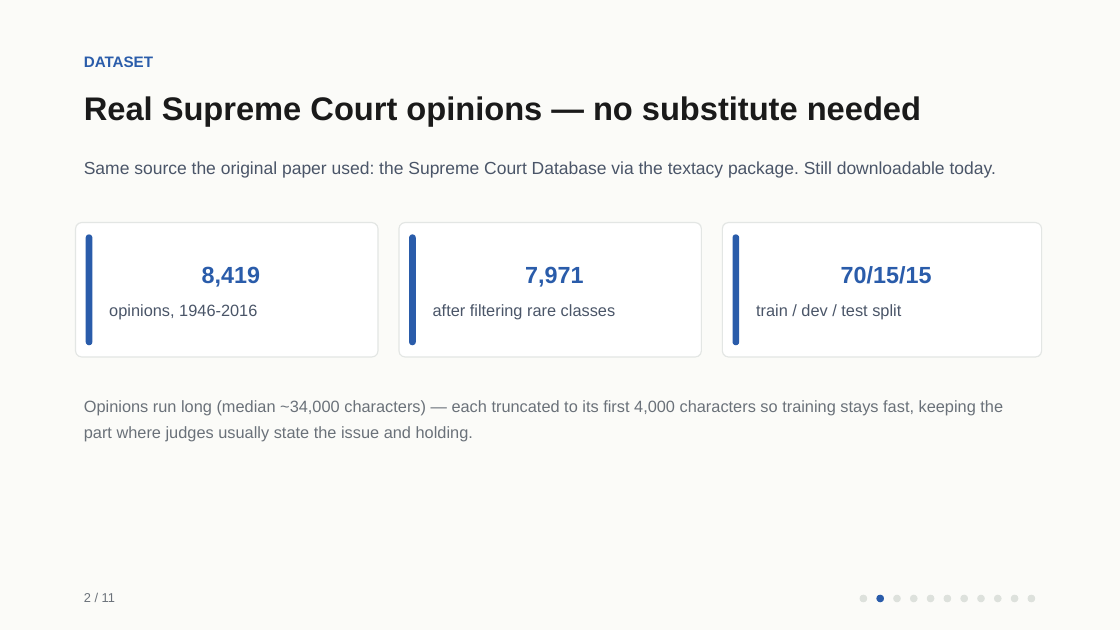
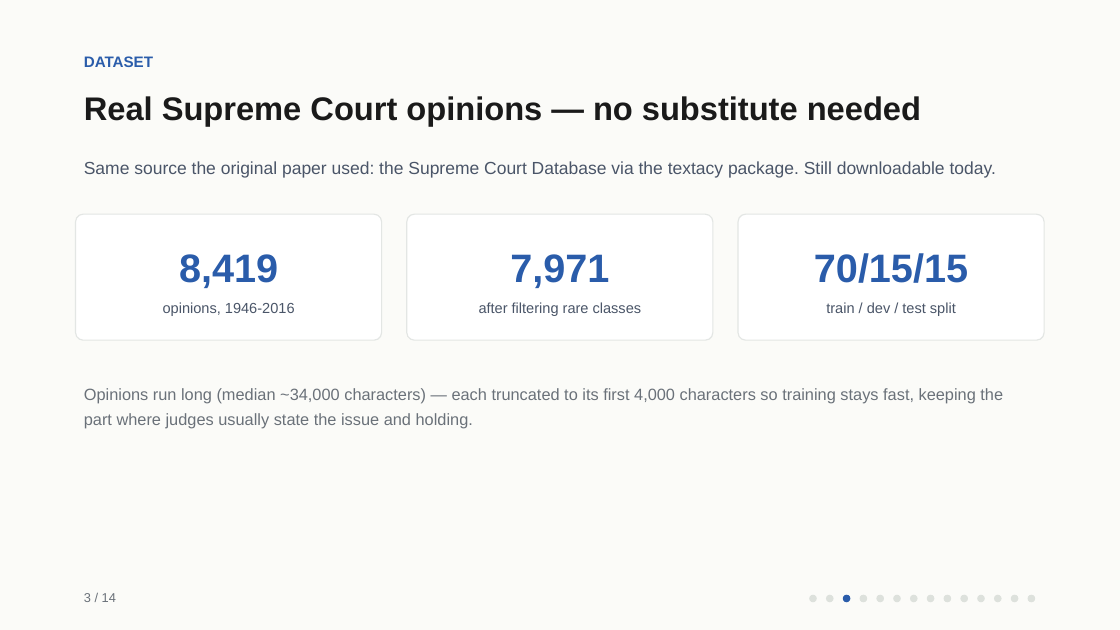
Before and after one commit to amogh-herle/ML-MINI-PROJECT, a slide deck: slide 4 of report/slides.pptx (slide 3 before the commit). Drawn at 1120x630 pixels with LibreOffice and Linux fonts; fonts in the diff are those of the drawing. Boxes give left, top, right and bottom in pixels: in the first picture for what was removed or moved away, otherwise in the second. Text is boxed around its words. In the diff, an @@ line names an element or a change of style, - is before the commit and + after.

```diff
--- a/report/slides.pptx
+++ b/report/slides.pptx
@@ rounded rectangle added at (x1=76, y1=214, x2=381, y2=340), fill #FFFFFF, outline #E3E6E4 1 pt @@
@@ rounded rectangle removed at (x1=86, y1=234, x2=92, y2=345) @@
@@ rounded rectangle added at (x1=407, y1=214, x2=712, y2=340), fill #FFFFFF, outline #E3E6E4 1 pt @@
@@ rounded rectangle removed at (x1=409, y1=234, x2=416, y2=345) @@
@@ rounded rectangle removed at (x1=733, y1=234, x2=739, y2=345) @@
@@ rounded rectangle added at (x1=739, y1=214, x2=1044, y2=340), fill #FFFFFF, outline #E3E6E4 1 pt @@
@@ text added at (x1=179, y1=254, x2=278, y2=288), 34 pt, text #2A5CAA, bold @@
+8,419
@@ text at (x1=202, y1=266, x2=260, y2=287): paragraph removed @@
-8,419
@@ text added at (x1=510, y1=254, x2=609, y2=288), 34 pt, text #2A5CAA, bold @@
+7,971
@@ text at (x1=525, y1=266, x2=583, y2=287): paragraph removed @@
-7,971
@@ text added at (x1=814, y1=253, x2=968, y2=283), 34 pt, text #2A5CAA, bold @@
+70/15/15
@@ text at (x1=841, y1=266, x2=932, y2=284): paragraph removed @@
-70/15/15
@@ text "opinions, 1946-2016" moved from (x1=76, y1=223, x2=378, y2=357) to (x1=163, y1=302, x2=295, y2=316) @@
@@ text "after filtering rare classes" moved from (x1=399, y1=223, x2=702, y2=357) to (x1=479, y1=302, x2=642, y2=316) @@
@@ size 14 to 12.5 pt; alignment left to centre; less space between paragraphs; vertical alignment middle to top; fill #FFFFFF to none; outline #E3E6E4 1 pt to none in 3 elements at (x1=479, y1=302, x2=642, y2=316), (x1=163, y1=302, x2=295, y2=316), (x1=826, y1=302, x2=956, y2=316) @@
@@ text "train / dev / test ..." moved from (x1=723, y1=223, x2=1042, y2=357) to (x1=826, y1=302, x2=956, y2=316) @@
@@ text "Opinions run long (median ~34,000 ..." moved from (x1=84, y1=400, x2=1003, y2=441) to (x1=84, y1=388, x2=1003, y2=429) @@
@@ text at (x1=84, y1=593, x2=116, y2=602): text changed @@
-2 / 11
+3 / 14
@@ ellipse added at (x1=809, y1=595, x2=817, y2=602), fill #DDE1DC @@
@@ ellipse added at (x1=826, y1=595, x2=833, y2=602), fill #DDE1DC @@
@@ ellipse moved from (x1=876, y1=595, x2=884, y2=602) to (x1=843, y1=595, x2=850, y2=602) @@
@@ ellipse added at (x1=876, y1=595, x2=884, y2=602), fill #DDE1DC @@
```
Also in this commit, not shown: 7 other slides changed, 7 slides added, 4 slides removed, 37 other files.
